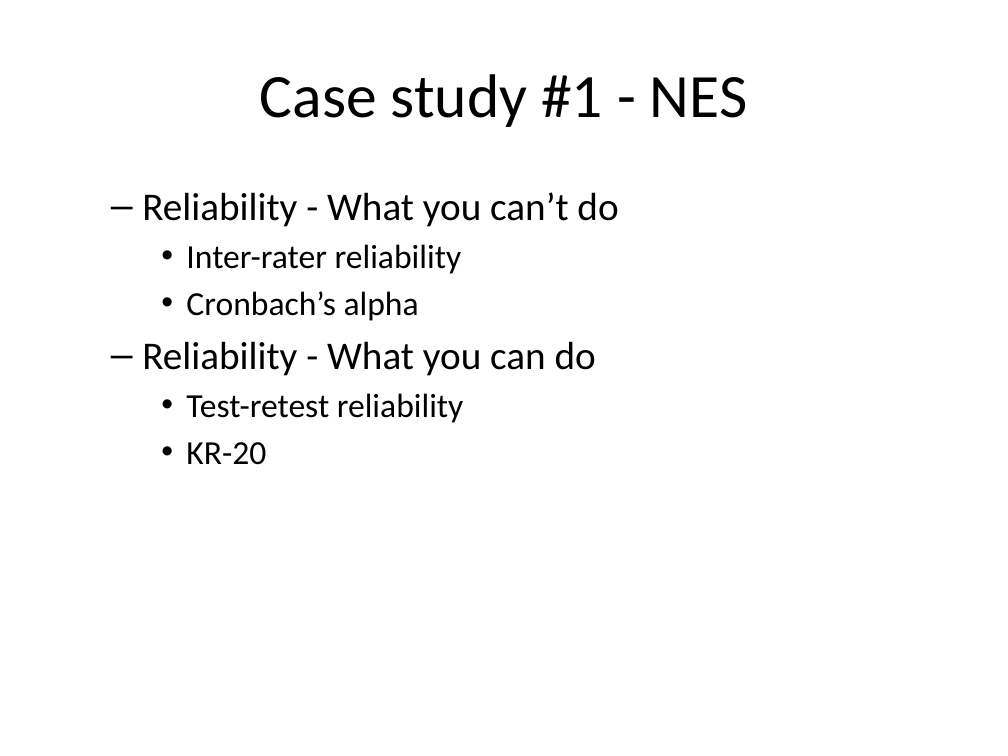
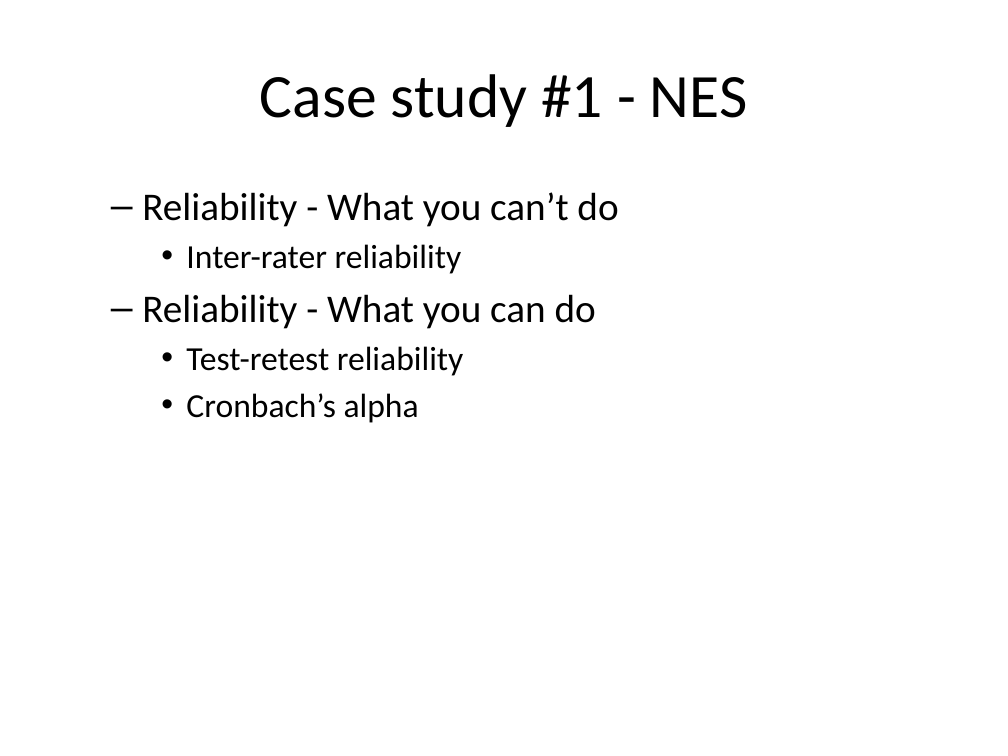
Before and after one commit to pmean/reliability-and-validity, a slide deck: slide 45 of src/rav.pptx (slide 47 before the commit). Drawn at 1008x756 pixels with LibreOffice and Linux fonts; fonts in the diff are those of the drawing. Boxes give left, top, right and bottom in pixels: in the first picture for what was removed or moved away, otherwise in the second. Text is boxed around its words. In the diff, an @@ line names an element or a change of style, - is before the commit and + after.

```diff
--- a/src/rav.pptx
+++ b/src/rav.pptx
@@ text at bbox=[186, 291, 419, 321]: paragraph removed @@
-    • Cronbach’s alpha
@@ text at bbox=[186, 393, 419, 423]: text changed @@
-    • KR-20
+    • Cronbach’s alpha
```
Also in this commit, not shown: 5 other slides changed, 1 slide added, 3 slides removed, 1 other file.
